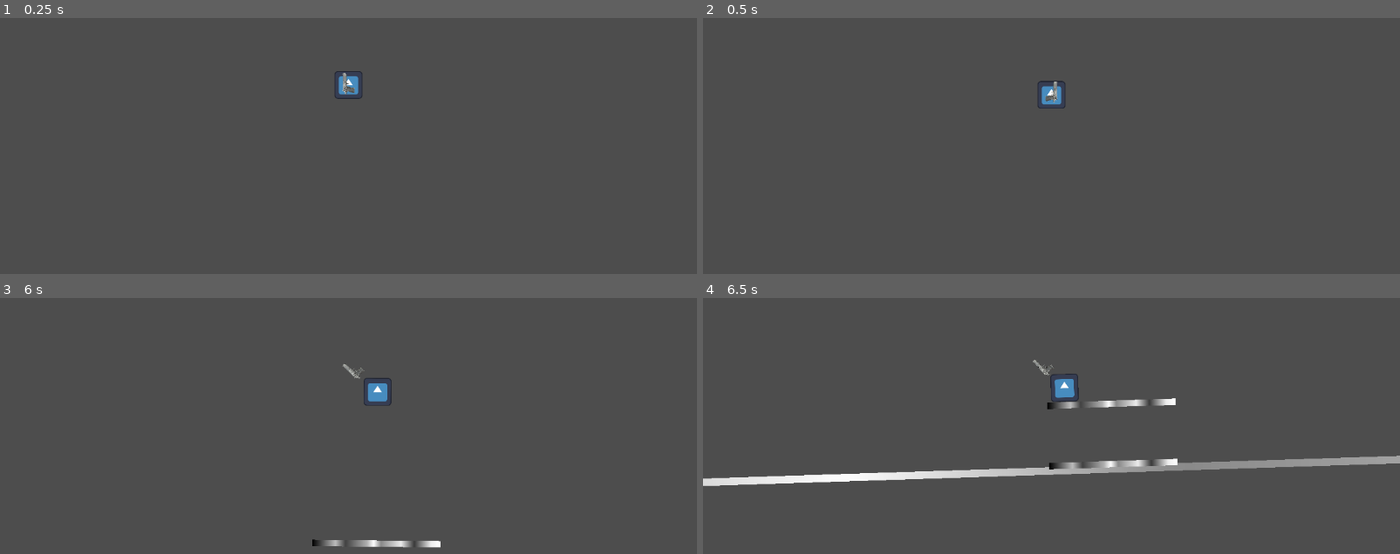
Above: before the commit, frames 1-4 (two rows, left to right).
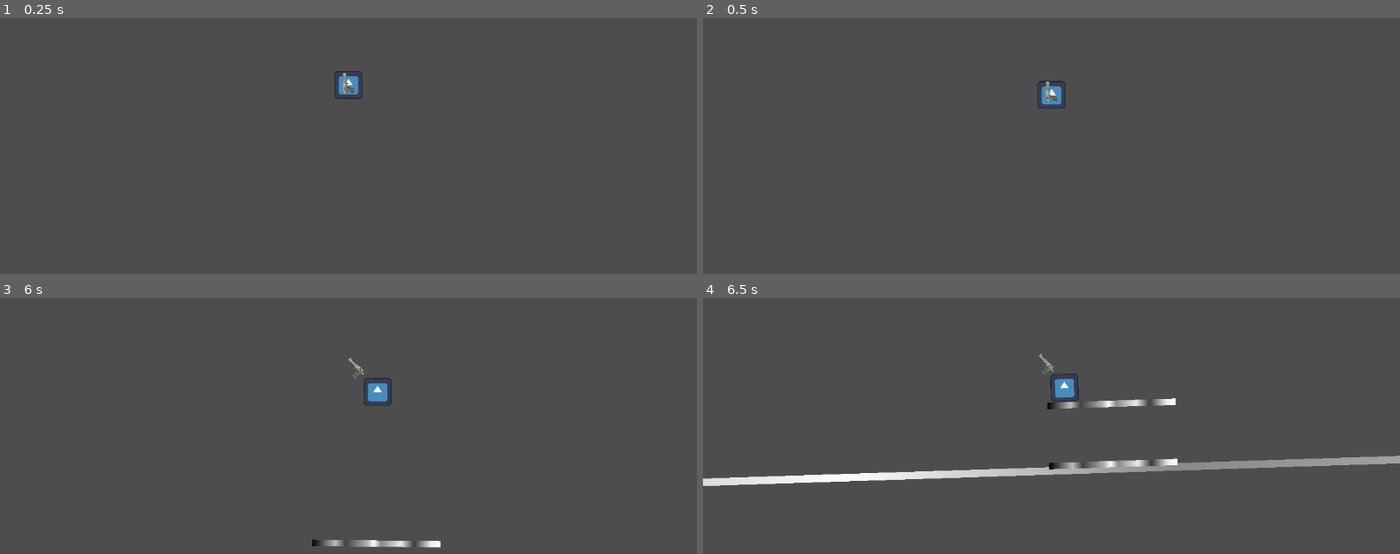
Above: after the commit, the same moments.

Repository: MemeCake789/RETCON
Game: Godot game, scene res://Scenes/root.tscn
The game is run twice, just before and just after one commit, with the same random seed, the same clock (stepped at 60 frames per second) and the same inputs. The engine's default icon, where the game draws it, is replaced by a stand-in: a white triangle on a blue panel in a dark square.
Inputs (mouse positions are in pixels of both pictures, inside the frame that each line leads up to):
- Up to frame 1 (0.25 s): no input
- Up to frame 2 (0.5 s): no input
- Up to frame 3 (6 s): move the mouse to (501, 338) at 0.52 s; hold D (Move_Right) 0.53-2.03 s; tap W (Jump) at 0.77, 1.52, 3.02, 3.77, 4.52 s; move the mouse to (209, 377) at 1.27 s; move the mouse to (outside the picture) at 2.02 s; hold Left (Move_Left) 2.03-2.78 s; move the mouse to (313, 436) at 2.77 s; hold D (Move_Right) 2.78-4.28 s; move the mouse to (557, 418) at 3.52 s; move the mouse to (139, 300) at 4.27 s; hold Left (Move_Left) 4.28-5.03 s; move the mouse to (383, 359) at 5.02 s; hold D (Move_Right) 5.03-5.78 s; move the mouse to (outside the picture) at 5.77 s; hold Left (Move_Left) from 5.78 s (still down)
- Up to frame 4 (6.5 s): keep holding Left (Move_Left); tap W (Jump) at 6.02 s

Frame 1 is identical in both runs. In frame 2, 0.1% of the frame differs, in the area x 49-51%, y 24-33%; in frame 3, less than 0.1%; in frame 4, less than 0.1%.

Commit message:
Fixed gun flipping

Diff:
--- a/Scenes/gun.gd
+++ b/Scenes/gun.gd
@@ -26,7 +26,9 @@
 func apply_rotation(mouse_position: Vector2) -> void:
 	var target_dir: float = (mouse_position - global_position).angle()
 	rotation = lerp_angle(rotation, target_dir, rotation_speed)
-	var normalized_degrees = fmod(rad_to_deg(rotation) + 360.0, 360.0)
 
 	#flip da gun if its on the left side of player
+	var normalized_degrees = fmod(fmod(rotation_degrees, 360.0) + 360.0, 360.0)
 	gun_sprite.flip_v = (normalized_degrees > 90 and normalized_degrees < 270)
+
+	print(normalized_degrees, rotation_degrees)
